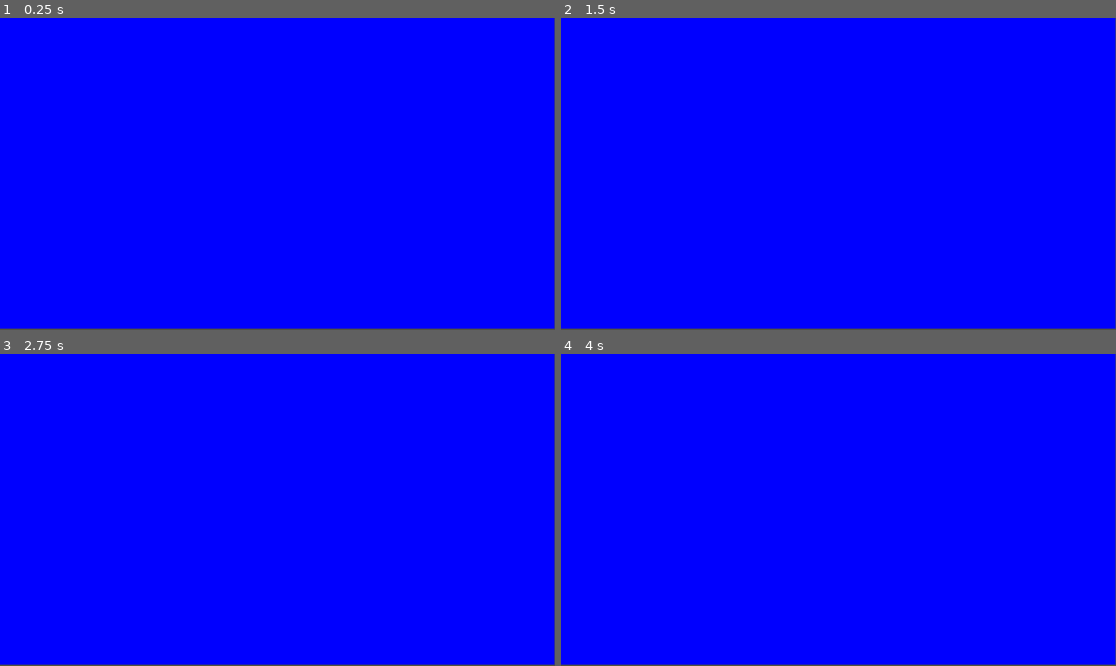
Above: before the commit, frames 1-4 (two rows, left to right).
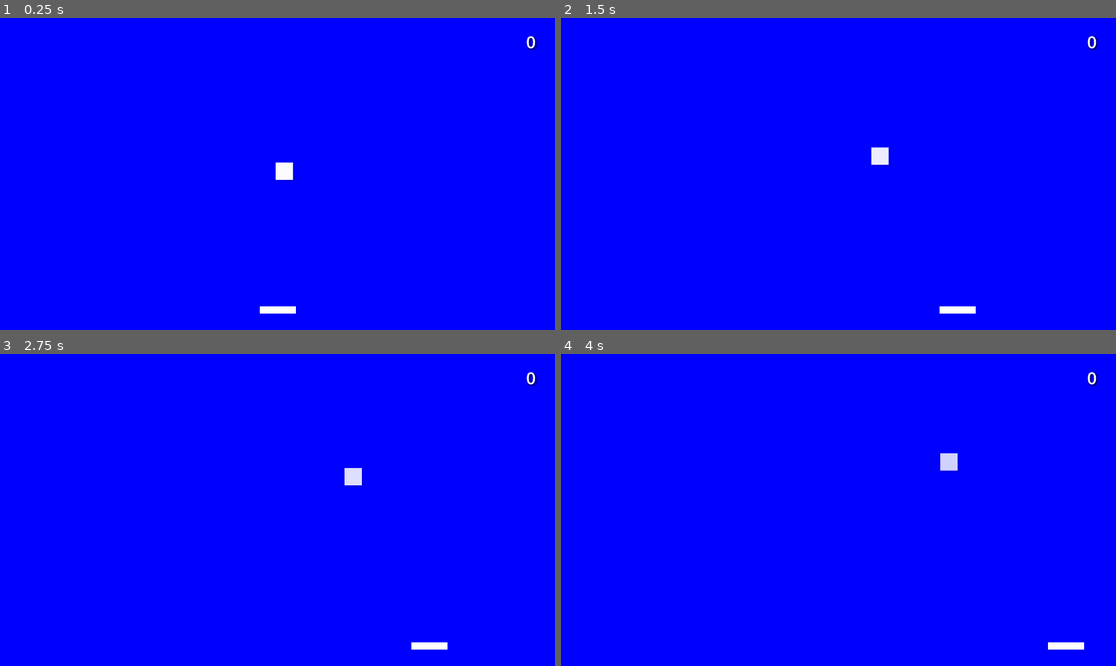
Above: after the commit, the same moments.

Repository: satelliteduster/lab2
Game: Godot game, scene res://pong.tscn
The game is run twice, just before and just after one commit, with the same random seed, the same clock (stepped at 60 frames per second) and the same inputs.
Inputs:
- Up to frame 1 (0.25 s): no input
- Up to frame 2 (1.5 s): hold Right 0.53-1.28 s; hold Left from 1.28 s (still down)
- Up to frame 3 (2.75 s): release Left at 2.03 s; hold Right from 2.03 s (still down)
- Up to frame 4 (4 s): release Right at 3.53 s; hold Left from 3.53 s (still down)

The runs differ from the first frame. In frame 1, 1.0% of the frame differs, in the area x 0-100%, y 0-100%; in frame 2, 1.0%; in frame 3, 1.0%; in frame 4, 1.0%.

Commit message:
everythingggg [i think]
- added single paddle and ball
- ball progressively becomes more blue as game continues [resets to white if player loses]
- scorezone & losezone collision spaces to increment and reset scores

Diff:
--- /dev/null
+++ b/lab2/ball.tscn
@@ -0,0 +1,39 @@
+[gd_scene load_steps=2 format=3 uid="uid://ri7ftd60hyem"]
+
+[sub_resource type="RectangleShape2D" id="RectangleShape2D_gq4ff"]
+size = Vector2(36, 36)
+
+[node name="ball" type="Area2D"]
+
+[node name="ColorRect" type="ColorRect" parent="."]
+anchors_preset = 8
+anchor_left = 0.5
+anchor_top = 0.5
+anchor_right = 0.5
+anchor_bottom = 0.5
+offset_left = -18.0
+offset_top = -18.0
+offset_right = 18.0
+offset_bottom = 18.0
+grow_horizontal = 2
+grow_vertical = 2
+
+[node name="shadow" type="ColorRect" parent="."]
+light_mask = 0
+z_index = -1
+anchors_preset = 8
+anchor_left = 0.5
+anchor_top = 0.5
+anchor_right = 0.5
+anchor_bottom = 0.5
+offset_left = -14.0
+offset_top = -14.0
+offset_right = 22.0
+offset_bottom = 22.0
+grow_horizontal = 2
+grow_vertical = 2
+color = Color(0, 0, 0, 0.0980392)
+
+[node name="CollisionShape2D" type="CollisionShape2D" parent="."]
+visible = false
+shape = SubResource("RectangleShape2D_gq4ff")
--- /dev/null
+++ b/lab2/blueball.gd
@@ -0,0 +1,40 @@
+extends Area2D
+
+@export var velocity : Vector2
+@export var blue_speed : float = 0.05
+
+var current_color : Color = Color(1, 1, 1)  # Starts out white
+@onready var color_rect : ColorRect = $ColorRect
+
+# Called when the node enters the scene tree for the first time.
+func _ready():
+	spawn()
+
+# Called every frame. 'delta' is the elapsed time since the previous frame.
+func _process(delta: float) -> void:
+	position += velocity   # Move the ball
+# Bounce off left and right walls
+	if position.x <= 0 or position.x >= get_viewport_rect().size.x:
+		velocity.x = -velocity.x
+# Bounce off ceiling
+	if position.y <= 0:
+		velocity.y = -velocity.y
+# Respawn after loss
+	if position.y >= get_viewport_rect().size.y:
+		spawn()
+# Progressively change color of ball to blue / hex #0000ff
+	current_color = current_color.lerp(Color.BLUE, blue_speed * delta)
+	color_rect.color = current_color
+
+func _on_area_entered(area):
+	if area.is_in_group("paddle"):
+		velocity.y = -velocity.y  # Reverse vertical direction
+		velocity.x += randf_range(-1, 1)  # Add slight horizontal variation
+	else:
+		velocity = -velocity  # For wall collisions
+
+func spawn():
+	position = get_viewport_rect().size/2
+	velocity = Vector2(randf_range(-5,5), randf_range(-5,5))
+	current_color = Color(1, 1, 1)  # Resets color to white upon spawn
+	color_rect.color = current_color
--- /dev/null
+++ b/lab2/bluepaddle.gd
@@ -0,0 +1,13 @@
+extends Area2D
+
+@export var SPEED = 7.5
+
+@export_group("Controls")
+@export var left : Key = KEY_LEFT
+@export var right : Key = KEY_RIGHT
+
+func _physics_process(_delta):
+	if Input.is_key_pressed(left):
+		position.x -= SPEED
+	if Input.is_key_pressed(right):
+		position.x += SPEED
--- /dev/null
+++ b/lab2/losezone.gd
@@ -0,0 +1,20 @@
+extends Area2D
+
+@export var score = 0
+
+# Called when the node enters the scene tree for the first time.
+func _ready():
+	pass # Replace with function body.
+
+# Called every frame. 'delta' is the elapsed time since the previous frame.
+func _process(delta):
+	pass
+
+signal score_reset
+
+func _on_area_entered(area):
+	if area.has_method("spawn"):
+		area.spawn()
+	emit_signal("score_reset")
+	#score = 0
+	#get_parent().get_node("Label").text = str(score)
--- /dev/null
+++ b/lab2/paddle.tscn
@@ -0,0 +1,23 @@
+[gd_scene load_steps=2 format=3 uid="uid://cohehnddipr85"]
+
+[sub_resource type="RectangleShape2D" id="RectangleShape2D_2ihtc"]
+size = Vector2(75, 15)
+
+[node name="paddle" type="Area2D"]
+
+[node name="ColorRect" type="ColorRect" parent="."]
+anchors_preset = 8
+anchor_left = 0.5
+anchor_top = 0.5
+anchor_right = 0.5
+anchor_bottom = 0.5
+offset_left = -37.5
+offset_top = -7.5
+offset_right = 37.5
+offset_bottom = 7.5
+grow_horizontal = 2
+grow_vertical = 2
+
+[node name="CollisionShape2D" type="CollisionShape2D" parent="."]
+position = Vector2(0.5, 0.5)
+shape = SubResource("RectangleShape2D_2ihtc")
--- a/lab2/pong.tscn
+++ b/lab2/pong.tscn
@@ -1,12 +1,64 @@
-[gd_scene format=3 uid="uid://mud0utp6mkip"]
+[gd_scene load_steps=9 format=3 uid="uid://mud0utp6mkip"]
+
+[ext_resource type="PackedScene" uid="uid://cohehnddipr85" path="res://paddle.tscn" id="1_0a862"]
+[ext_resource type="Script" path="res://bluepaddle.gd" id="2_5ipg1"]
+[ext_resource type="PackedScene" uid="uid://ri7ftd60hyem" path="res://ball.tscn" id="2_057vl"]
+[ext_resource type="Script" path="res://blueball.gd" id="4_gq4fy"]
+[ext_resource type="Script" path="res://scorezone.gd" id="5_qp30t"]
+[ext_resource type="PackedScene" uid="uid://cexw772ljxk8t" path="res://scorezone.tscn" id="5_xr51q"]
+[ext_resource type="PackedScene" uid="uid://be827o2ctjqww" path="res://score.tscn" id="7_f35eu"]
+[ext_resource type="Script" path="res://losezone.gd" id="8_gaqnl"]
 
 [node name="pong" type="Node2D"]
 
-[node name="paddle" type="Area2D" parent="."]
+[node name="paddle" parent="." instance=ExtResource("1_0a862")]
+position = Vector2(576, 606)
+collision_layer = 2
+collision_mask = 2
+script = ExtResource("2_5ipg1")
 
-[node name="ball" type="Area2D" parent="."]
+[node name="ball" parent="." instance=ExtResource("2_057vl")]
+position = Vector2(576, 324)
+collision_layer = 2
+collision_mask = 2
+script = ExtResource("4_gq4fy")
+
+[node name="scorezone" parent="." instance=ExtResource("5_xr51q")]
+collision_layer = 3
+collision_mask = 3
+script = ExtResource("5_qp30t")
+
+[node name="losezone" parent="scorezone" instance=ExtResource("5_xr51q")]
+position = Vector2(0, 687)
+collision_layer = 3
+collision_mask = 3
+script = ExtResource("8_gaqnl")
+
+[node name="Label" parent="scorezone" instance=ExtResource("7_f35eu")]
+layout_direction = 2
+offset_left = 486.0
+offset_top = -56.0
+offset_right = 586.0
+offset_bottom = 44.0
+vertical_alignment = 1
 
 [node name="bluescreen" type="ColorRect" parent="."]
-offset_right = 1151.0
-offset_bottom = 645.0
+z_index = -2
+offset_right = 1152.0
+offset_bottom = 648.0
 color = Color(0, 0, 1, 1)
+
+[node name="border" type="ColorRect" parent="bluescreen"]
+visible = false
+z_index = -1
+custom_minimum_size = Vector2(1232, 722)
+layout_mode = 0
+offset_left = -40.0
+offset_top = -37.0
+offset_right = 1192.0
+offset_bottom = 685.0
+color = Color(0, 0, 0.870588, 1)
+
+[connection signal="area_entered" from="ball" to="ball" method="_on_area_entered"]
+[connection signal="area_entered" from="scorezone" to="scorezone" method="_on_area_entered"]
+[connection signal="area_entered" from="scorezone/losezone" to="scorezone/losezone" method="_on_area_entered"]
--- /dev/null
+++ b/lab2/score.tscn
@@ -0,0 +1,16 @@
+[gd_scene load_steps=2 format=3 uid="uid://be827o2ctjqww"]
+
+[sub_resource type="LabelSettings" id="LabelSettings_2f615"]
+font_size = 35
+shadow_size = 11
+shadow_color = Color(0, 0, 0, 0.294118)
+shadow_offset = Vector2(2, 2)
+
+[node name="Label" type="Label"]
+offset_left = -20.0
+offset_top = -24.0
+offset_right = 20.0
+offset_bottom = 25.0
+text = "0"
+label_settings = SubResource("LabelSettings_2f615")
+horizontal_alignment = 1
--- /dev/null
+++ b/lab2/scorezone.gd
@@ -0,0 +1,22 @@
+extends Area2D
+
+@export var score = 0
+
+# Called when the node enters the scene tree for the first time.
+func _ready():
+	$losezone.connect("score_reset", Callable(self, "_on_score_reset"))
+
+# Called every frame. 'delta' is the elapsed time since the previous frame.
+func _process(delta):
+	pass
+
+func _on_area_entered(area):
+	score += 1
+	update_score_display()
+
+func _on_score_reset():
+	score = 0
+	update_score_display()
+
+func update_score_display():
+	$Label.text = str(score)
--- /dev/null
+++ b/lab2/scorezone.tscn
@@ -0,0 +1,11 @@
+[gd_scene load_steps=2 format=3 uid="uid://cexw772ljxk8t"]
+
+[sub_resource type="RectangleShape2D" id="RectangleShape2D_gaky2"]
+size = Vector2(1152, 37.25)
+
+[node name="scorezone" type="Area2D"]
+position = Vector2(566, 56)
+
+[node name="ceiling" type="CollisionShape2D" parent="."]
+position = Vector2(10, -74.625)
+shape = SubResource("RectangleShape2D_gaky2")
Not shown, added: .DS_Store
Not shown, added: lab2/.DS_Store
